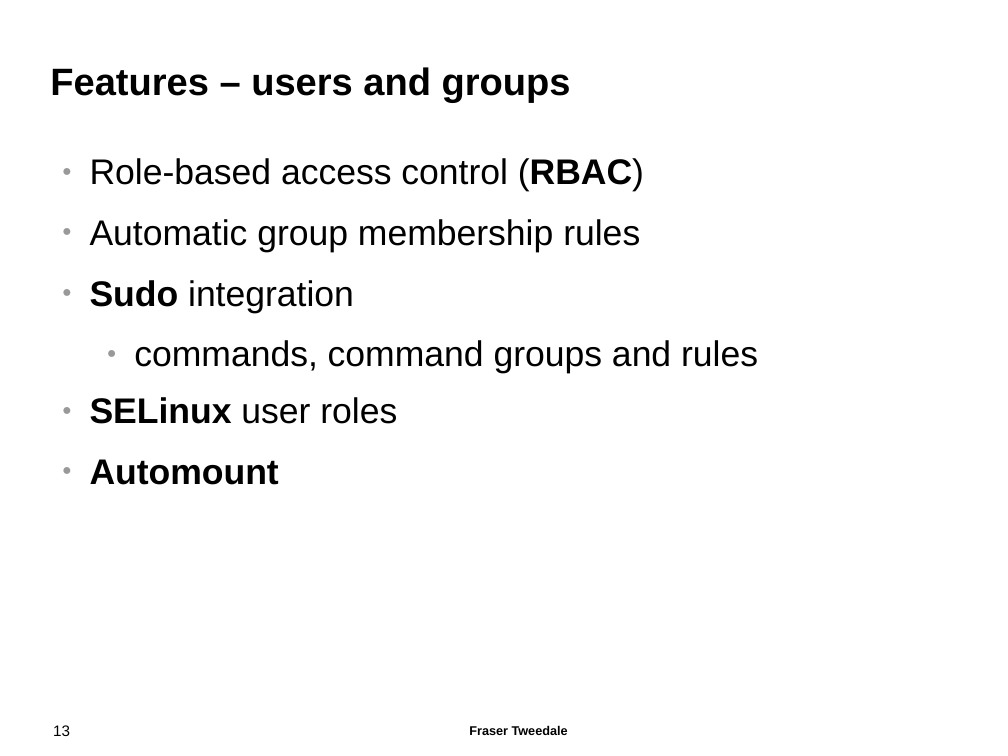
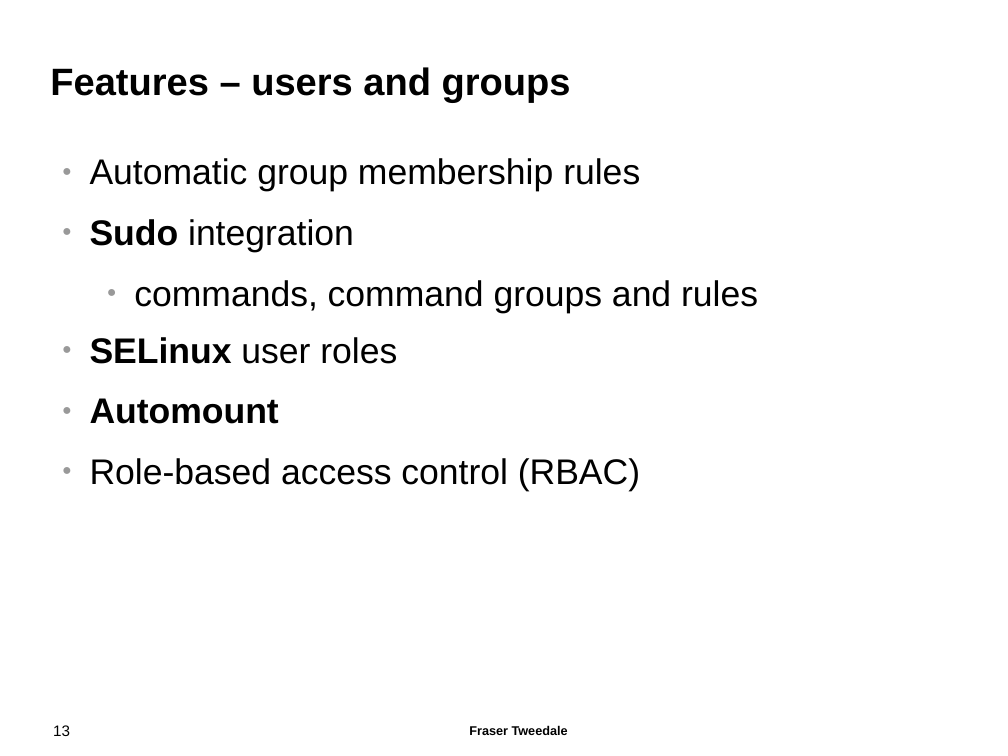
Before and after one commit to frasertweedale/talks, a slide deck: slide 13 of 20141106-osdc-freeipa/osdc2014-freeipa.odp. Drawn at 1008x756 pixels with LibreOffice and Linux fonts; fonts in the diff are those of the drawing; background and template pictures are left out. Boxes give left, top, right and bottom in pixels: in the first picture for what was removed or moved away, otherwise in the second. Text is boxed around its words. In the diff, an @@ line names an element or a change of style, - is before the commit and + after.

```diff
--- a/20141106-osdc-freeipa/osdc2014-freeipa.odp
+++ b/20141106-osdc-freeipa/osdc2014-freeipa.odp
@@ text at [90,158,644,192]: paragraph removed @@
-● Role-based access control (RBAC)
@@ text at [90,458,640,492]: paragraph added @@
+● Role-based access control (RBAC)
```
Also in this commit, not shown: 13 other slides changed, 1 slide added.
